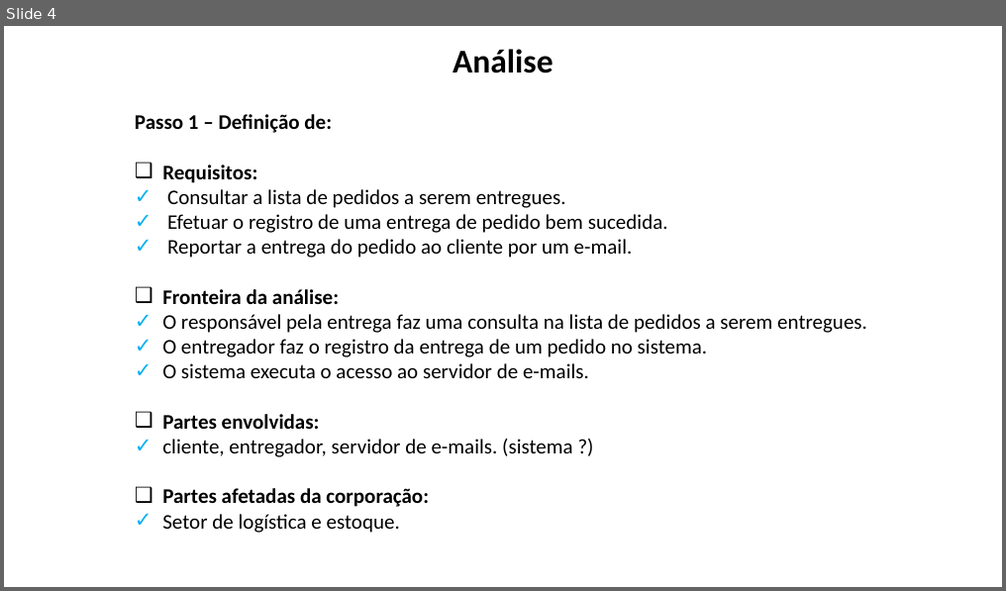
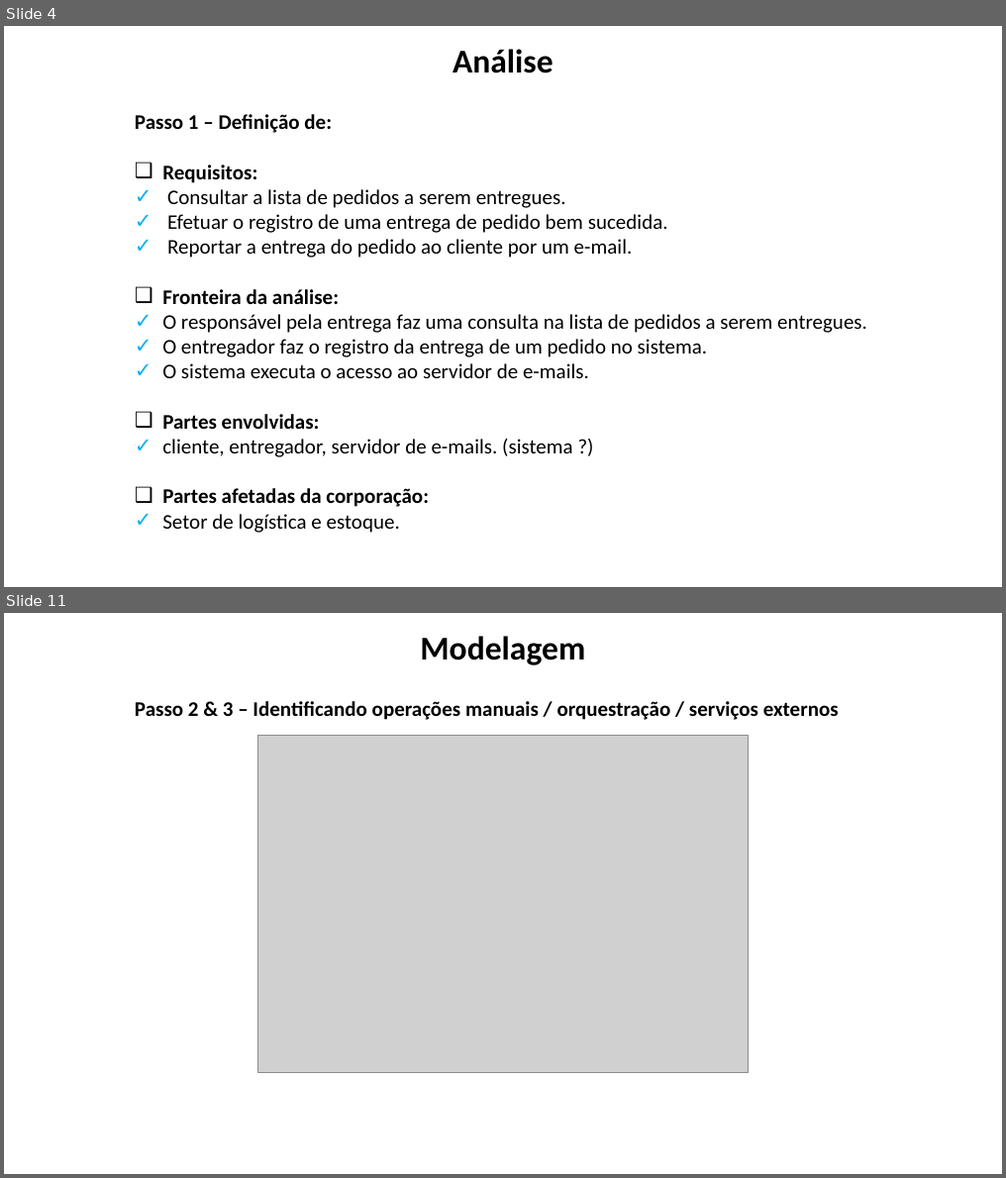
Before and after one commit to dm112-dupla/final-project, a slide deck: Trabalho 1 - DM112.pptx. Shown one above the other, each under a label of ours: slide 4 before the commit, slides 4 and 11 after it; the slides between them are not shown. The pictures are 1006x591 and 1006x1178 pixels, drawn with LibreOffice and Linux fonts; fonts in the diff are those of the drawing; grey boxes stand for pictures; background and template pictures are left out. Boxes give left, top, right and bottom in pixels: in the first picture for what was removed or moved away, otherwise in the second. Text is boxed around its words. In the diff, an @@ line names an element or a change of style, - is before the commit and + after.

```diff
--- a/Trabalho 1 - DM112.pptx
+++ b/Trabalho 1 - DM112.pptx
@@ slide 11 added at bbox=[4, 613, 1002, 1174], background picture (left out) @@
@@ text added at bbox=[420, 636, 585, 665], 32 pt, text #000000, bold @@
+Modelagem
@@ text added at bbox=[135, 701, 839, 720], 20 pt, text #000000, bold @@
+Passo 2 & 3 – Identificando operações manuais / orquestração / serviços externos
@@ picture added at bbox=[258, 735, 748, 1072] @@
```
Also in this commit, not shown: 4 slides changed, 10 other slides added, 4 slides removed.
